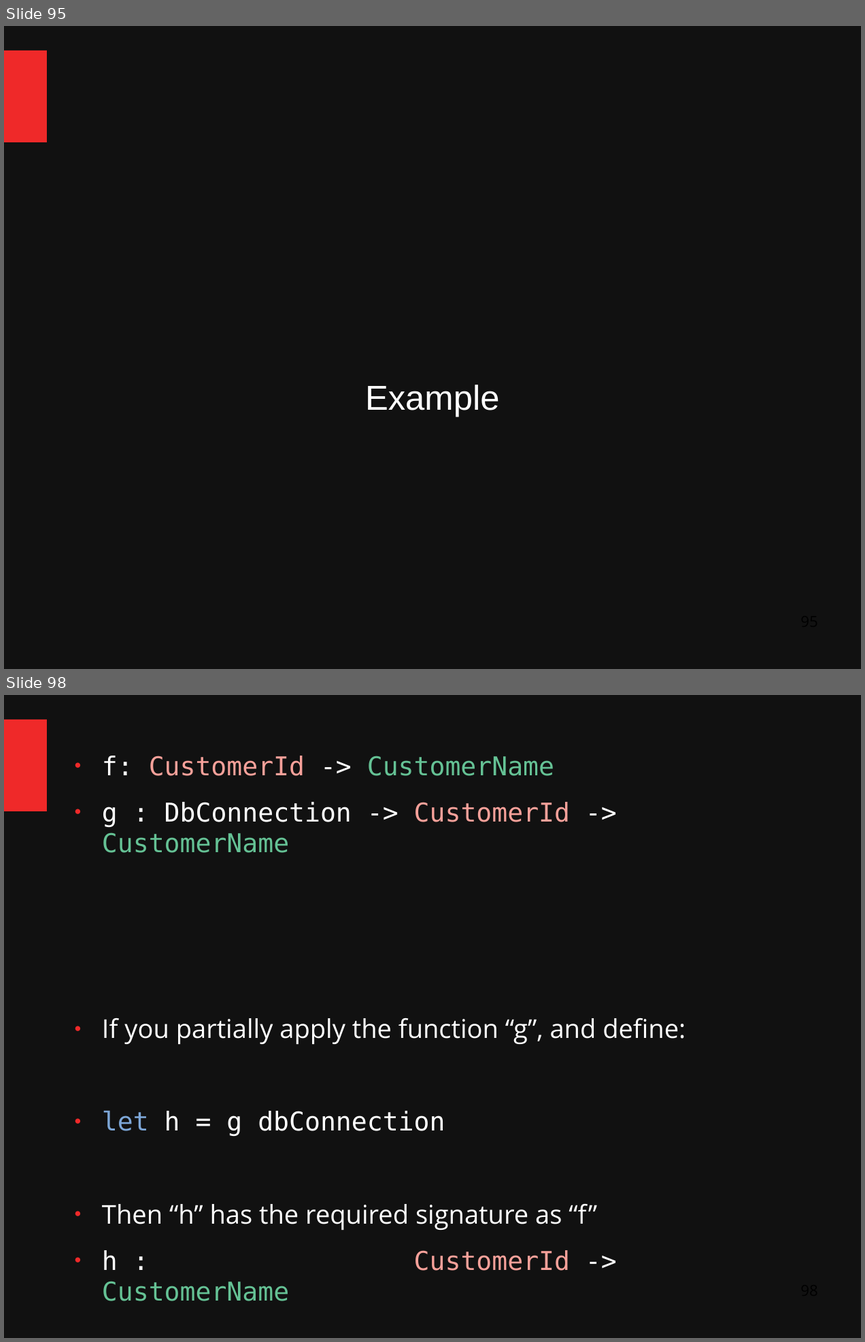
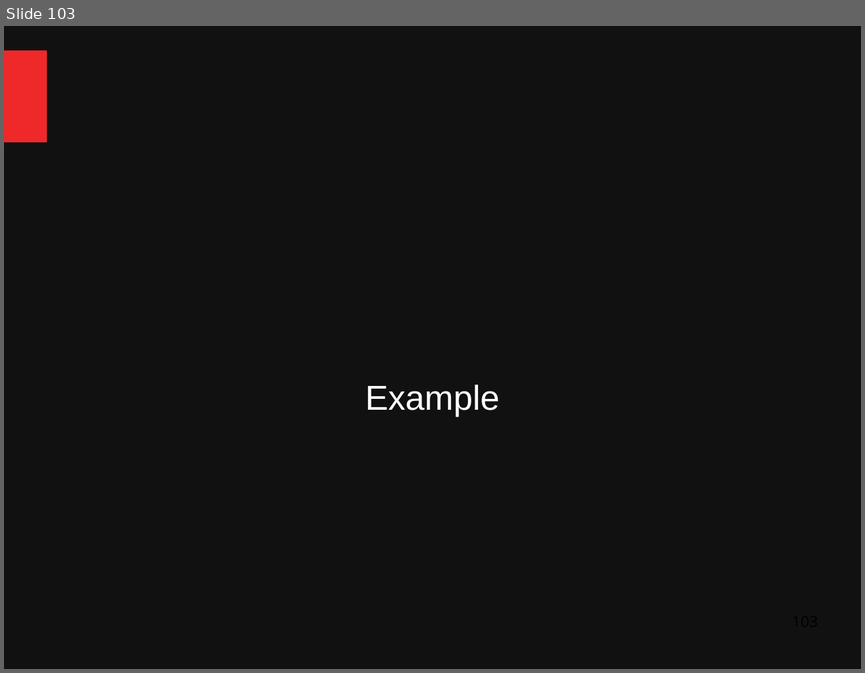
Before and after one commit to ChangHaiBin/FSharpPowerPoint, a slide deck: FSharp Talk Dark3.odp. Shown one above the other, each under a label of ours: slides 95 and 98 before the commit, slide 103 after it; the slides between them are not shown. The pictures are 865x1342 and 865x673 pixels, drawn with LibreOffice and Linux fonts; fonts in the diff are those of the drawing. Boxes give left, top, right and bottom in pixels: in the first picture for what was removed or moved away, otherwise in the second. Text is boxed around its words. In the diff, an @@ line names an element or a change of style, - is before the commit and + after.

```diff
--- a/FSharp Talk Dark3.odp
+++ b/FSharp Talk Dark3.odp
@@ slide 98 removed at (4,695,861,1338), background #111111; not listed: 1 template element that a slide beside it also shows @@
@@ text removed at (102,756,685,1229) @@
-● f: CustomerId -> CustomerName
-● g : DbConnection -> CustomerId -> CustomerName
-● If you partially apply the function “g”, and define:
-● let h = g dbConnection
-● Then “h” has the required signature as “f”
-● h : CustomerId -> CustomerName
@@ what was slide 95 is now slide 103 @@
```
Also in this commit, not shown: 20 other slides removed, 1 other file.
